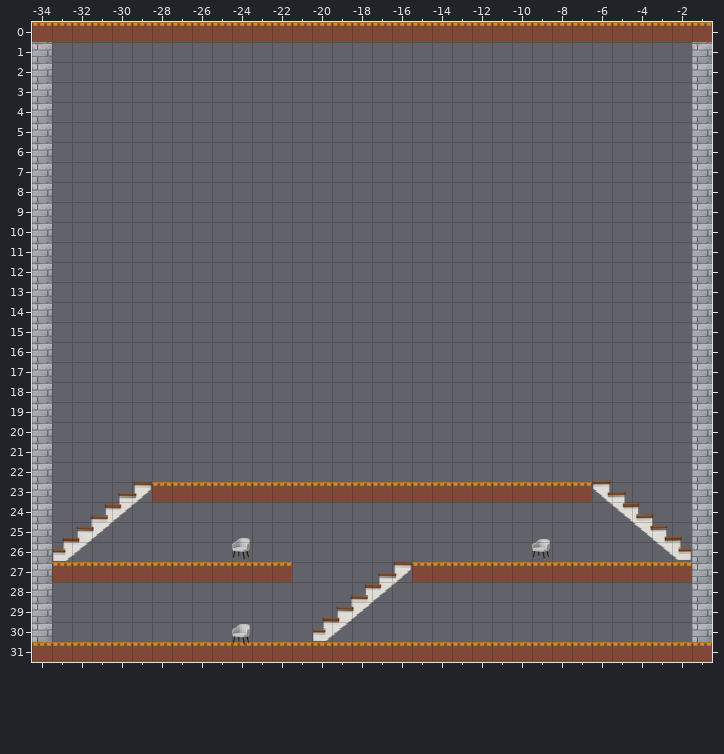
Tiled map, stored at levels/platformer.tmx. The first picture shows the starting point.
Cells are 60x60 px. Shown: x -34..-1, y 0..31.
New version:
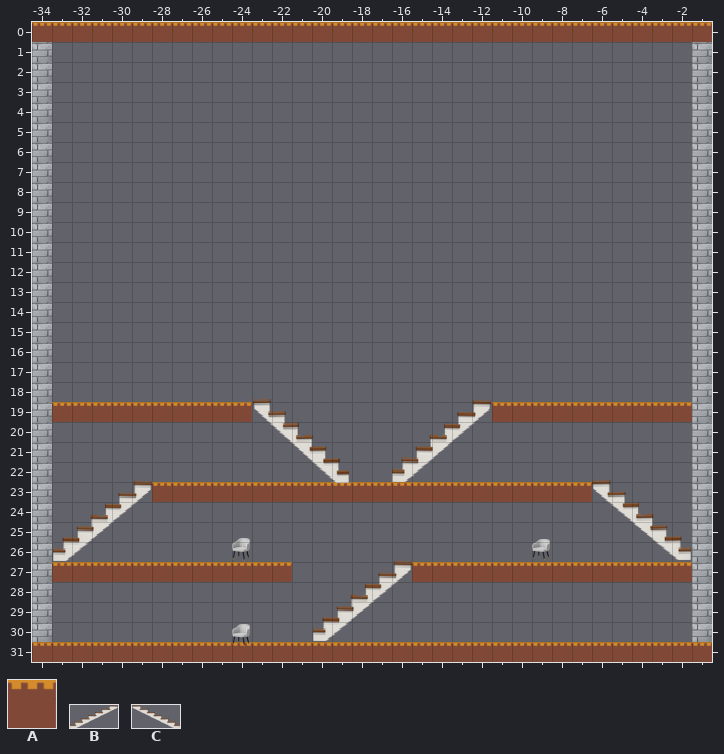
Key: from "floor-wall-roof": A 0; from "stairs": B 1 "stair", C 1 flipped left-right "stair".
_ is an empty cell.
Objects are placed by their top-left corner, in cells (3,4 is the top-left corner of cell 3,4); size is 1x1 cell unless given.
Change:
Layer "Platforms":
The author put tile A in row 19 at x -33 to -24 and -11 to -2.
Layer "stair_layer":
A new object: B "stair" at -16,18.8 size 4.9x4.2.
A new object: C "stair" at -23,18.8 size 4.8x4.2.
Pixel boxes of the changes (left, top, right, bottom) in both pictures:
added: (52, 399, 349, 483)
added: (393, 400, 692, 482)
